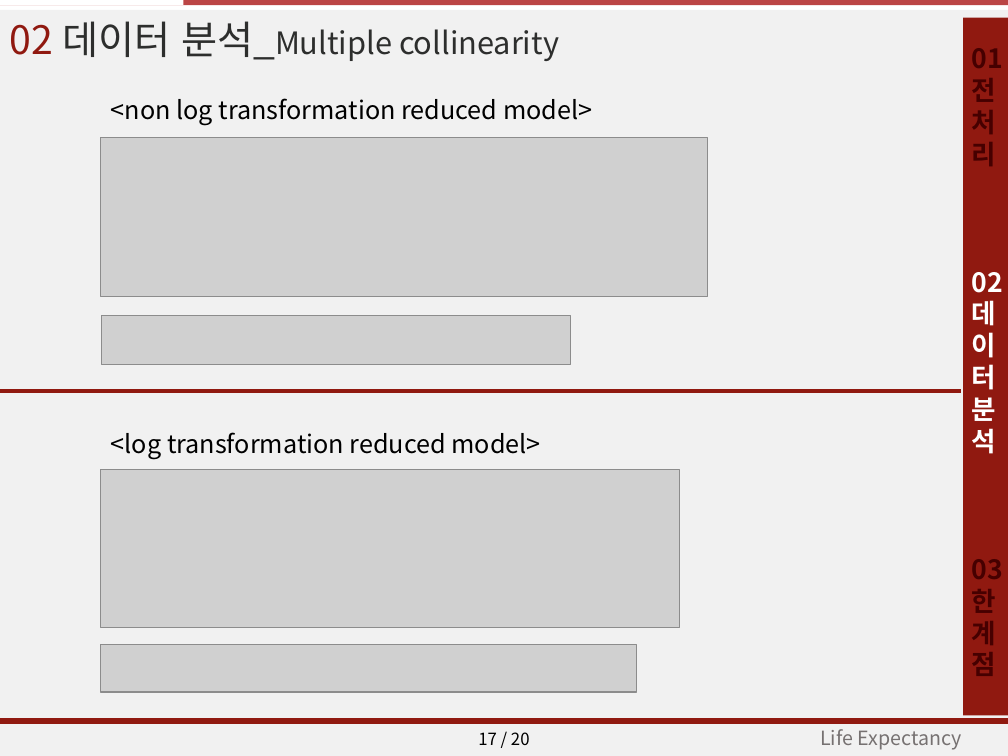
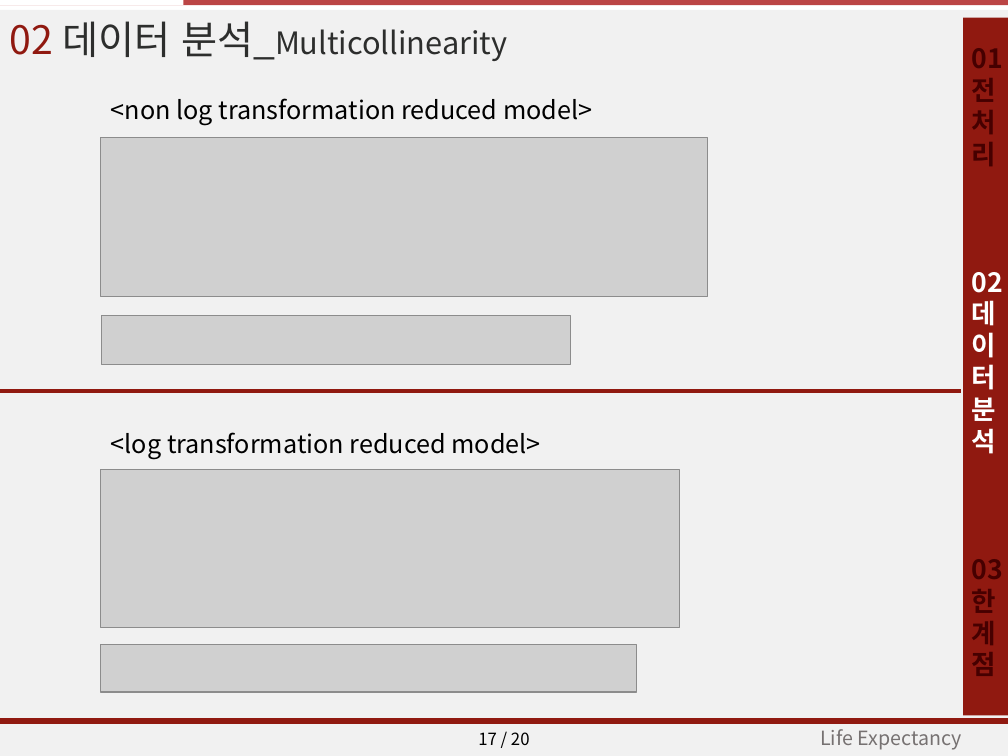
Before and after one commit to JE-Sim/new_bigdata_set, a slide deck: slide 17 of 회귀분석.pptx. Drawn at 1008x756 pixels with LibreOffice and Linux fonts; fonts in the diff are those of the drawing; grey boxes stand for pictures. Boxes give left, top, right and bottom in pixels: in the first picture for what was removed or moved away, otherwise in the second. Text is boxed around its words. In the diff, an @@ line names an element or a change of style, - is before the commit and + after.

```diff
--- a/회귀분석.pptx
+++ b/회귀분석.pptx
@@ text at [10, 21, 507, 61]: text changed @@
-02 데이터 분석_Multiple collinearity
+02 데이터 분석_Multicollinearity
```
Also in this commit, not shown: 1 other slide changed.
